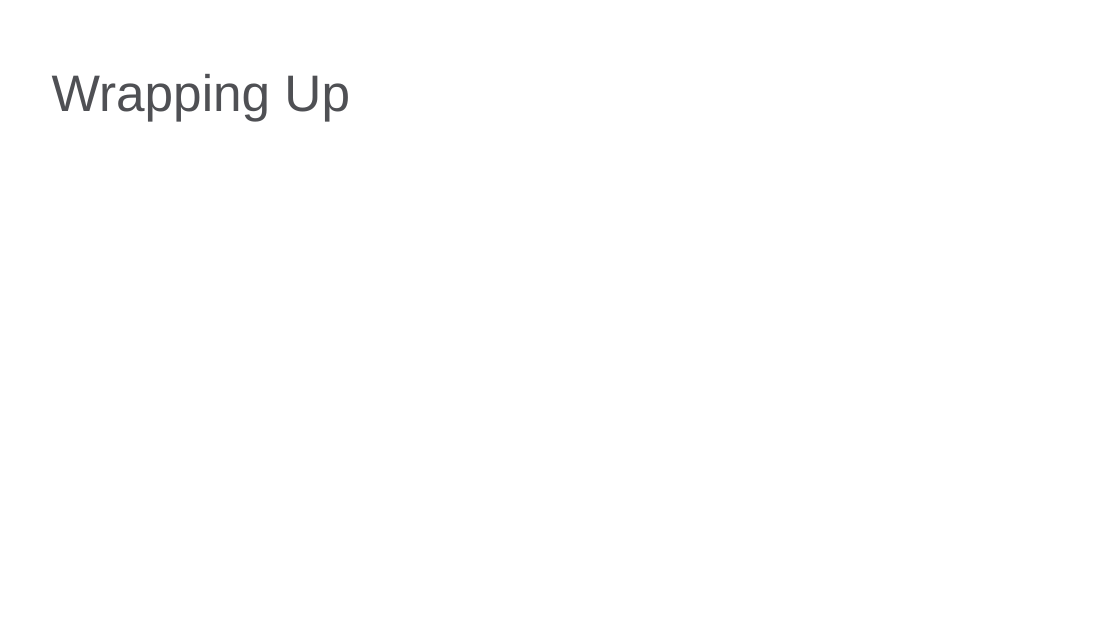
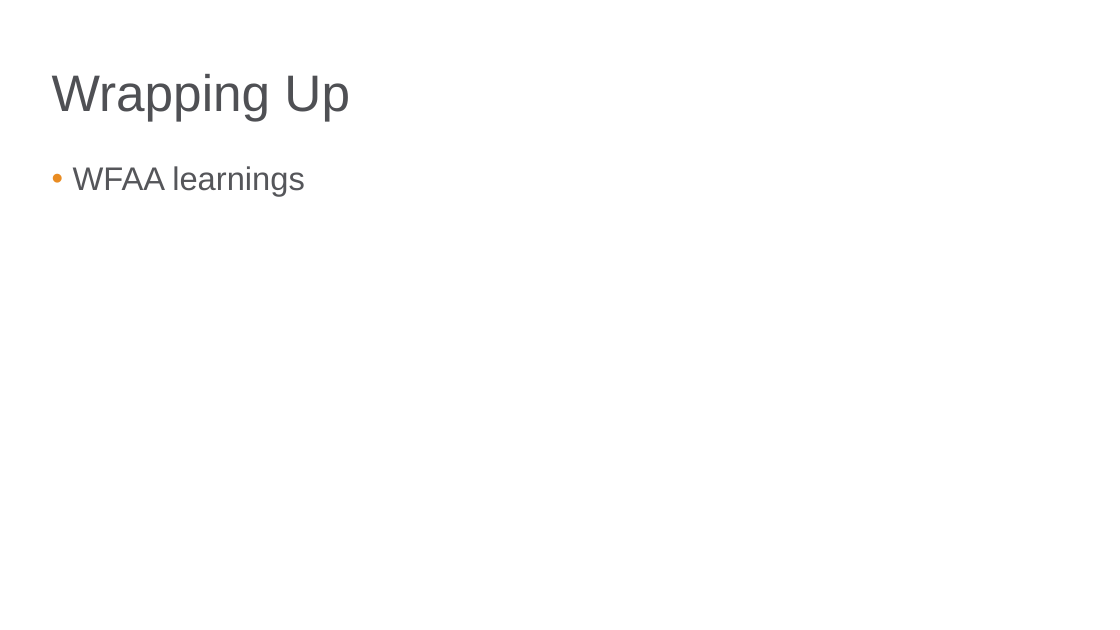
Before and after one commit to bgstieber/APRA-PD-DAS-2019, a slide deck: slide 26 of Generating Insights from Clustering Large Donors - BStieber APRA DAS19.pptx (slide 25 before the commit). Drawn at 1120x630 pixels with LibreOffice and Linux fonts; fonts in the diff are those of the drawing; background and template pictures are left out. Boxes give left, top, right and bottom in pixels: in the first picture for what was removed or moved away, otherwise in the second. Text is boxed around its words. In the diff, an @@ line names an element or a change of style, - is before the commit and + after.

```diff
--- a/Generating Insights from Clustering Large Donors - BStieber APRA DAS19.pptx
+++ b/Generating Insights from Clustering Large Donors - BStieber APRA DAS19.pptx
@@ text added at [73, 166, 305, 196], 21 pt, text #55565A @@
+• WFAA learnings
```
Also in this commit, not shown: 8 other slides changed, 1 slide added, 1 other file.
